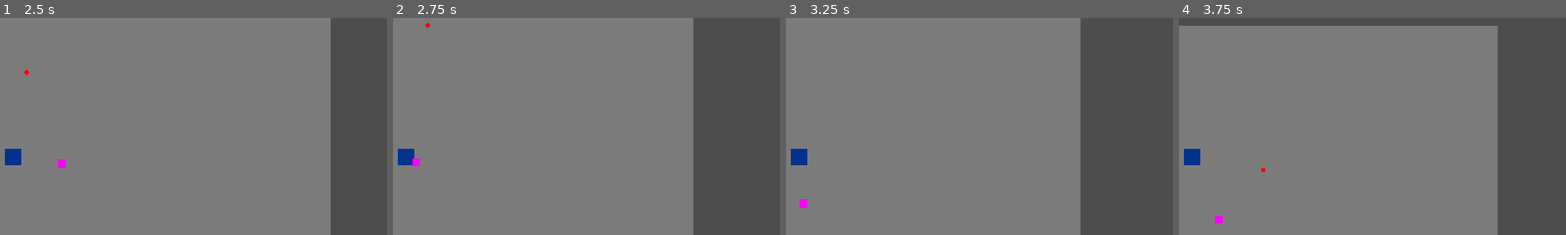
Above: before the commit, frames 1-4 (left to right).
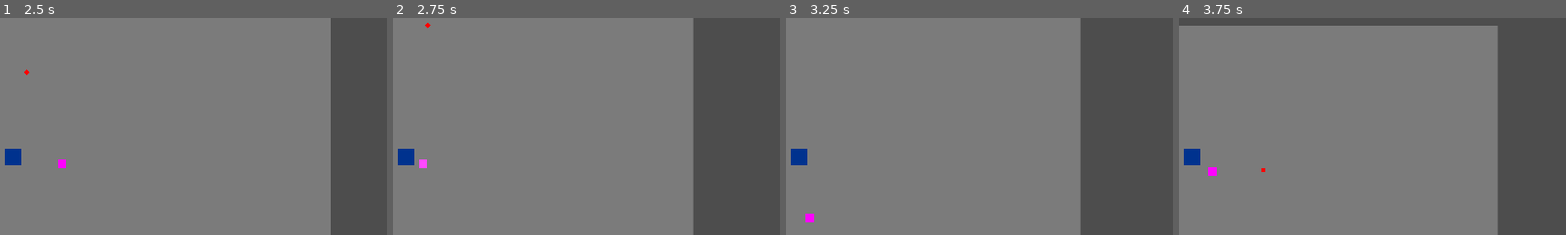
Above: after the commit, the same moments.

Repository: Lukko-Digital/WellesleyGameJam2024
Game: Godot game, scene res://src/main.tscn
Same seed, same stepped clock (60 frames per second), same inputs: the game is played once before the commit and once after it.
Inputs (mouse positions are % of the whole screen's width and height, from its top left):
- Up to frame 1 (2.5 s): move the mouse to (72, 45) at 0.52 s; press the mouse at (72, 45) at 0.53 s; hold D (right) 0.53-1.28 s; move the mouse to (30, 55) at 1.27 s; release the mouse at (30, 55) at 1.28 s; hold S (down) 1.28-2.03 s; click (30, 55) at 1.35 s; move the mouse to (60, 28) at 2.02 s; press the mouse at (60, 28) at 2.03 s; hold D (right) from 2.03 s (still down)
- Up to frame 2 (2.75 s): keep holding D (right)
- Up to frame 3 (3.25 s): move the mouse to (45, 70) at 2.77 s; release D (right) at 2.78 s; release the mouse at (45, 70) at 2.78 s; hold W (up) from 2.78 s (still down); click (45, 70) at 2.85 s
- Up to frame 4 (3.75 s): move the mouse to (80, 65) at 3.52 s; release W (up) at 3.53 s; press the mouse at (80, 65) at 3.53 s; hold A (left) from 3.53 s (still down)
The pictures show only the part of the screen within x 48-98%, y 18-68%; the shares and areas given below are measured in that part.

Frame 1 is identical in both runs. In frame 2, 0.1% of the frame differs, in the area x 5-9%, y 64-70%; in frame 3, 0.2%, in the area x 3-8%, y 83-95%; in frame 4, 0.2%.

Commit message:
add player and enemy groups

Diff:
--- a/src/abstract_base_classes/enemy.tscn
+++ b/src/abstract_base_classes/enemy.tscn
@@ -1,6 +1,6 @@
 [gd_scene format=3 uid="uid://b33ct127hnjpg"]
 
-[node name="enemy" type="CharacterBody2D"]
+[node name="enemy" type="CharacterBody2D" groups=["enemy"]]
 collision_layer = 4
 collision_mask = 3
 motion_mode = 1
--- a/src/player/player.tscn
+++ b/src/player/player.tscn
@@ -5,7 +5,7 @@
 [sub_resource type="RectangleShape2D" id="RectangleShape2D_rytuv"]
 size = Vector2(40, 40)
 
-[node name="player" type="CharacterBody2D"]
+[node name="player" type="CharacterBody2D" groups=["player"]]
 collision_layer = 2
 collision_mask = 0
 script = ExtResource("1_8v8oq")
